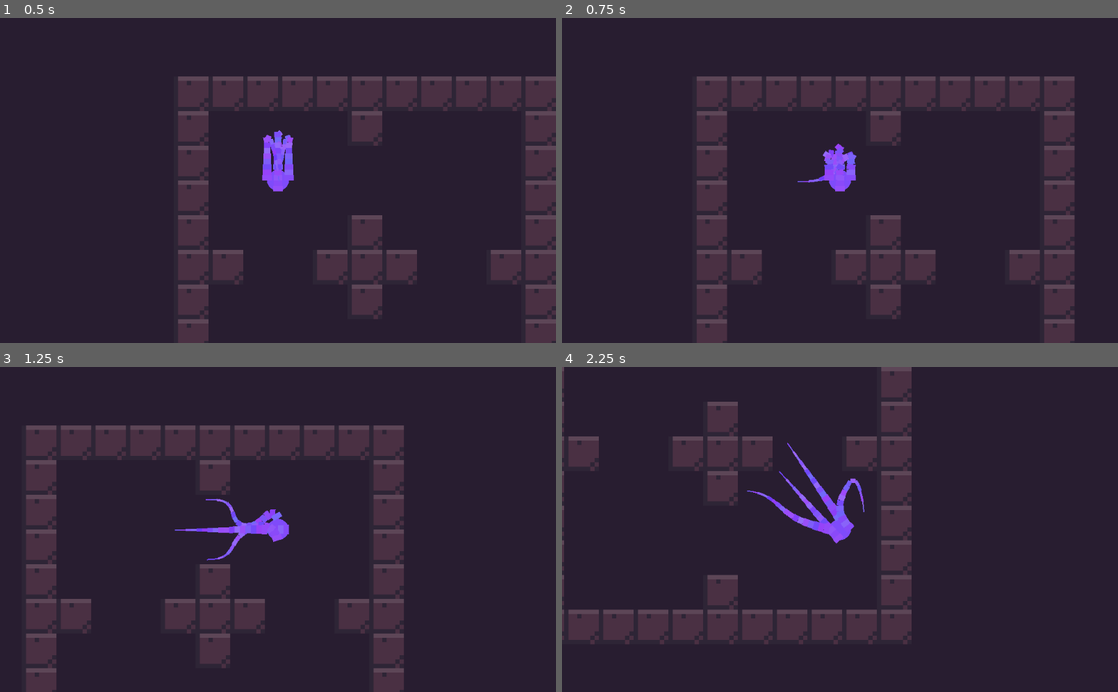
Above: before the commit, frames 1-4 (two rows, left to right).
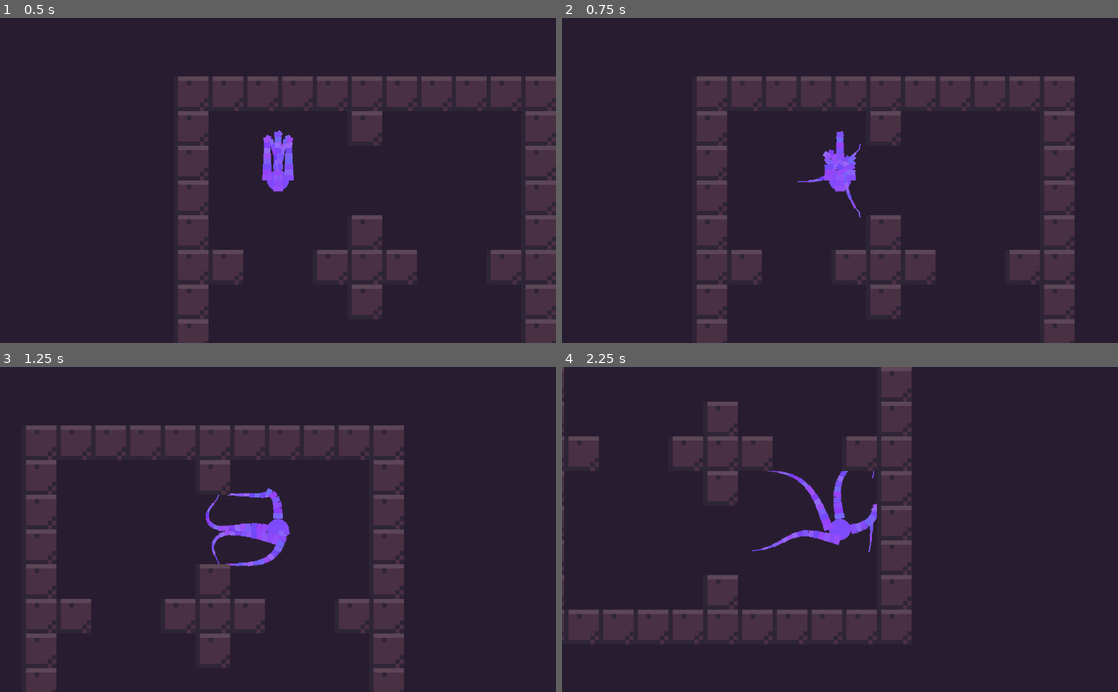
Above: after the commit, the same moments.

Repository: AGPritchard/inverse-kinematics
Game: Godot game, scene res://src/world/world.tscn
The game is run twice, just before and just after one commit, with the same random seed, the same clock (stepped at 60 frames per second) and the same inputs. The project has no main scene, so this scene is started directly.
Inputs:
- Up to frame 1 (0.5 s): no input
- Up to frame 2 (0.75 s): tap Enter at 0.5 s; hold D (move_right) from 0.53 s (still down)
- Up to frame 3 (1.25 s): keep holding D (move_right)
- Up to frame 4 (2.25 s): release D (move_right) at 1.28 s; hold S (move_down) 1.28-2.03 s; hold D (move_right) from 2.03 s (still down)

Frame 1 is identical in both runs. In frame 2, 0.2% of the frame differs, in the area x 45-54%, y 34-62%; in frame 3, 1.1%; in frame 4, 1.6%, in the area x 33-57%, y 23-58%.

Commit message:
Update feeler directions

Diff:
--- a/src/creature/creature.tscn
+++ b/src/creature/creature.tscn
@@ -36,21 +36,21 @@
 [node name="Feelers" type="Node2D" parent="."]
 
 [node name="Feeler" type="RayCast2D" parent="Feelers"]
-position = Vector2( 0, -10 )
+position = Vector2( 8, -8 )
 enabled = true
-cast_to = Vector2( 0, -1 )
+cast_to = Vector2( 1, -1 )
 
 [node name="Feeler2" type="RayCast2D" parent="Feelers"]
-position = Vector2( 10, 0 )
+position = Vector2( 8, 8 )
 enabled = true
-cast_to = Vector2( 1, 0 )
+cast_to = Vector2( 1, 1 )
 
 [node name="Feeler3" type="RayCast2D" parent="Feelers"]
-position = Vector2( 0, 10 )
+position = Vector2( -8, 8 )
 enabled = true
-cast_to = Vector2( 0, 1 )
+cast_to = Vector2( -1, 1 )
 
 [node name="Feeler4" type="RayCast2D" parent="Feelers"]
-position = Vector2( -10, 0 )
+position = Vector2( -8, -8 )
 enabled = true
-cast_to = Vector2( -1, 0 )
+cast_to = Vector2( -1, -1 )
